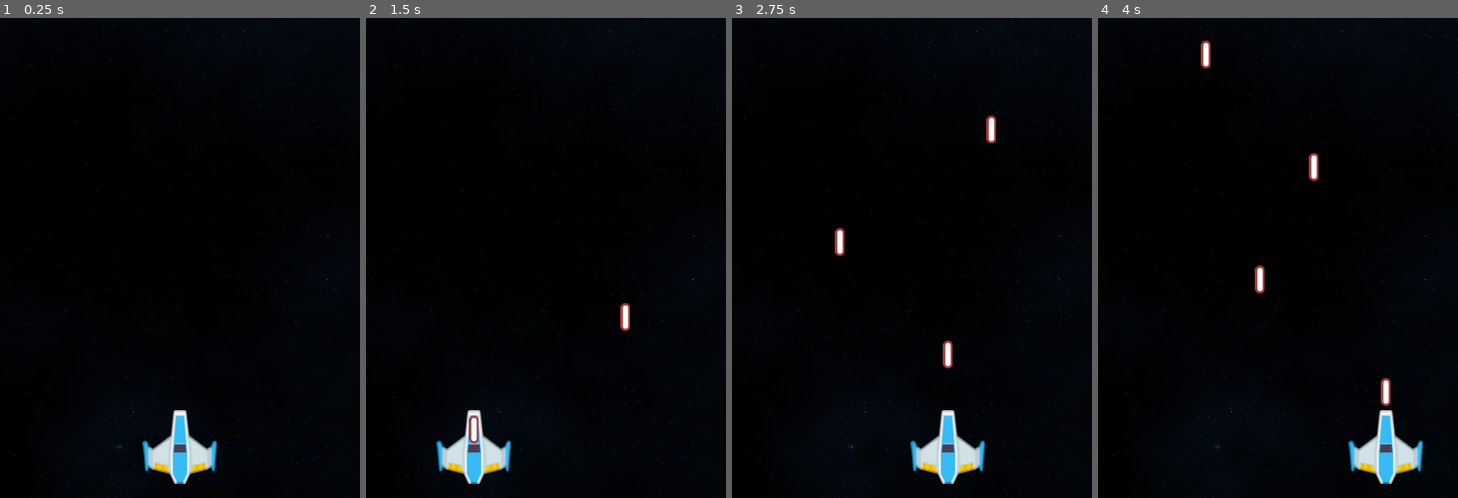
Above: before the commit, frames 1-4 (left to right).
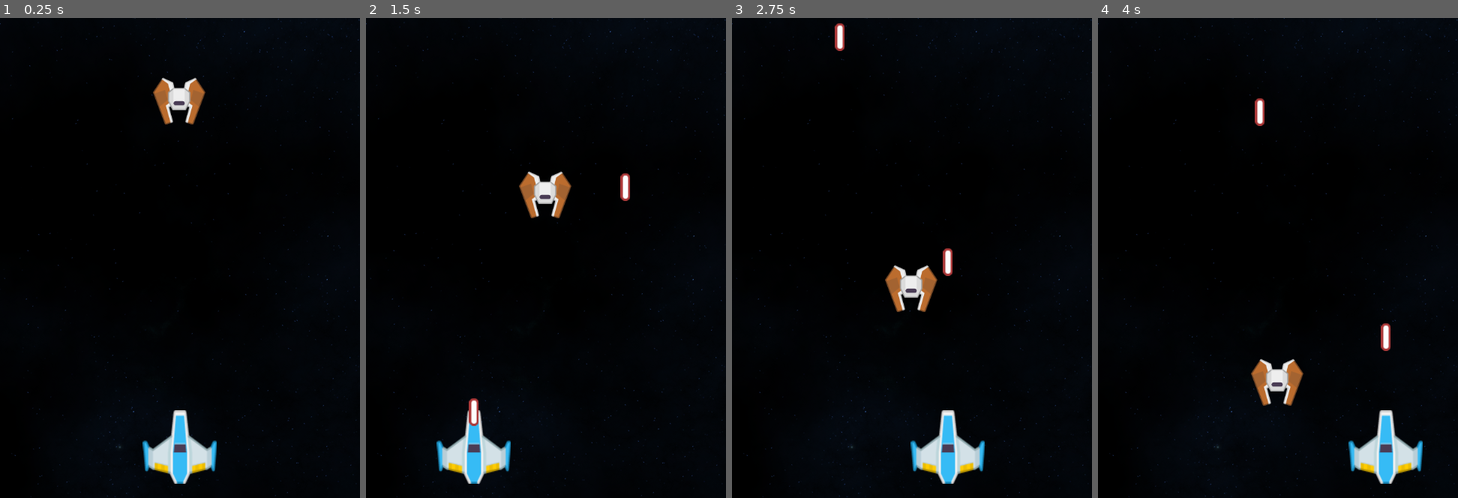
Above: after the commit, the same moments.

Repository: BenCoder302/Space-shooter-2d
Game: Godot game, scene res://scenes/main.tscn
Two runs of this game, one before a commit and one after it. Both use one fixed random seed, a clock stepped at 60 frames per second and the inputs below.
Inputs (mouse positions are in pixels of both pictures, inside the frame that each line leads up to):
- Up to frame 1 (0.25 s): no input
- Up to frame 2 (1.5 s): move the mouse to (625, 234) at 0.52 s; click (625, 234) at 0.6 s; move the mouse to (474, 282) at 1.27 s; click (474, 282) at 1.35 s
- Up to frame 3 (2.75 s): move the mouse to (948, 152) at 2.02 s; click (948, 152) at 2.1 s
- Up to frame 4 (4 s): move the mouse to (1260, 354) at 2.77 s; click (1260, 354) at 2.85 s; move the mouse to (1386, 330) at 3.52 s; click (1386, 330) at 3.6 s

The runs differ from the first frame. In frame 1, 0.9% of the frame differs, in the area x 42-58%, y 12-23%; in frame 2, 1.4%; in frame 3, 1.7%; in frame 4, 1.8%, in the area x 28-82%, y 4-81%.

Commit message:
Added enemy

Diff:
--- /dev/null
+++ b/scenes/enemy.tscn
@@ -0,0 +1,12 @@
+[gd_scene format=3 uid="uid://b7pqlnu1t0v8p"]
+
+[ext_resource type="Script" uid="uid://bsrt3yplnqgss" path="res://scipts/enemy.gd" id="1_md0e3"]
+[ext_resource type="Texture2D" uid="uid://28cguiugbixg" path="res://assets/kenney_space-shooter-redux/PNG/Enemies/enemyRed1.png" id="2_4ra3w"]
+
+[node name="Enemy" type="Node2D" unique_id=679756329]
+script = ExtResource("1_md0e3")
+metadata/_edit_group_ = true
+
+[node name="EnemyGraphic" type="Sprite2D" parent="." unique_id=694709000]
+scale = Vector2(0.75, 0.75)
+texture = ExtResource("2_4ra3w")
--- a/scenes/laser.tscn
+++ b/scenes/laser.tscn
@@ -6,6 +6,7 @@
 [node name="Laser" type="Node2D" unique_id=636528781]
 position = Vector2(101, 595)
 script = ExtResource("1_a7dhc")
+speed = 400
 metadata/_edit_group_ = true
 metadata/_edit_lock_ = true
 
--- a/scenes/main.tscn
+++ b/scenes/main.tscn
@@ -4,6 +4,7 @@
 [ext_resource type="Script" uid="uid://bsdcsgqc3g0od" path="res://scipts/player.gd" id="2_jyhfs"]
 [ext_resource type="Texture2D" uid="uid://c0eqqtvvqfh75" path="res://assets/kenney_space-shooter-redux/PNG/playerShip1_blue.png" id="3_tbgi4"]
 [ext_resource type="PackedScene" uid="uid://h5awh74k7677" path="res://scenes/laser.tscn" id="4_jyhfs"]
+[ext_resource type="PackedScene" uid="uid://b7pqlnu1t0v8p" path="res://scenes/enemy.tscn" id="5_tbgi4"]
 
 [node name="Main" type="Node2D" unique_id=807371507]
 
@@ -22,3 +23,6 @@
 scale = Vector2(1, 1.307)
 texture = ExtResource("3_tbgi4")
 metadata/_edit_lock_ = true
+
+[node name="Enemy" parent="." unique_id=679756329 instance=ExtResource("5_tbgi4")]
+position = Vector2(239, 86)
--- /dev/null
+++ b/scipts/enemy.gd
@@ -0,0 +1,6 @@
+extends Node2D
+
+@export var speed = 100
+
+func _process(delta: float) -> void:
+	position.y += speed * delta
Not shown, added: scipts/enemy.gd.uid
